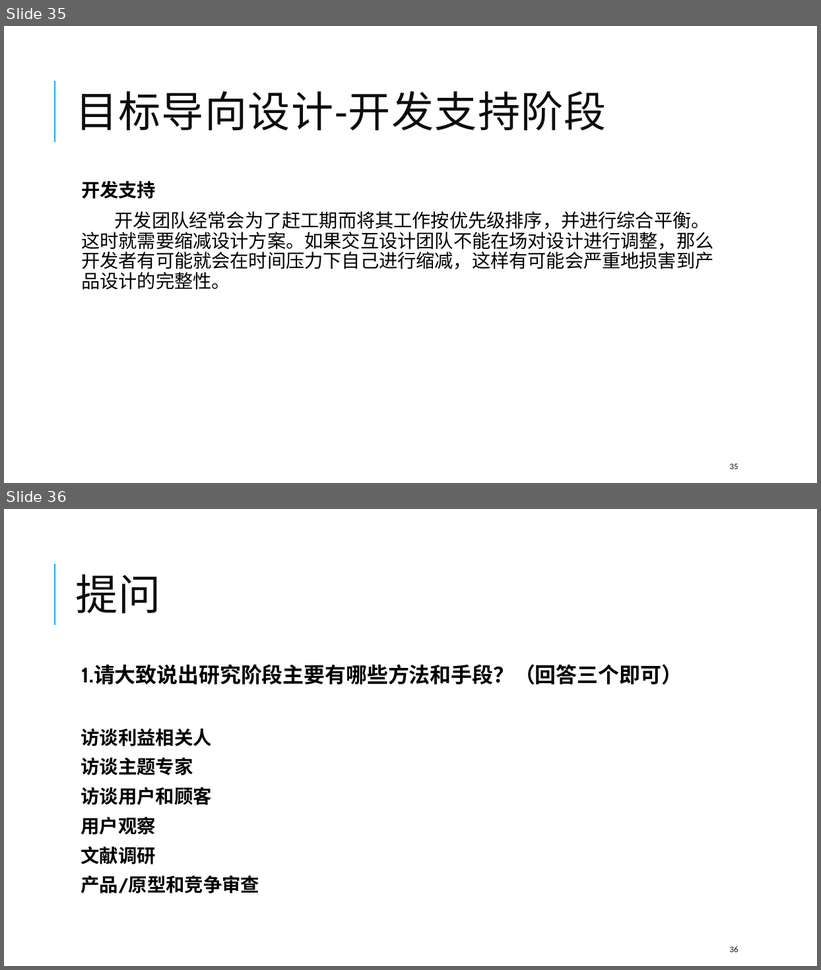
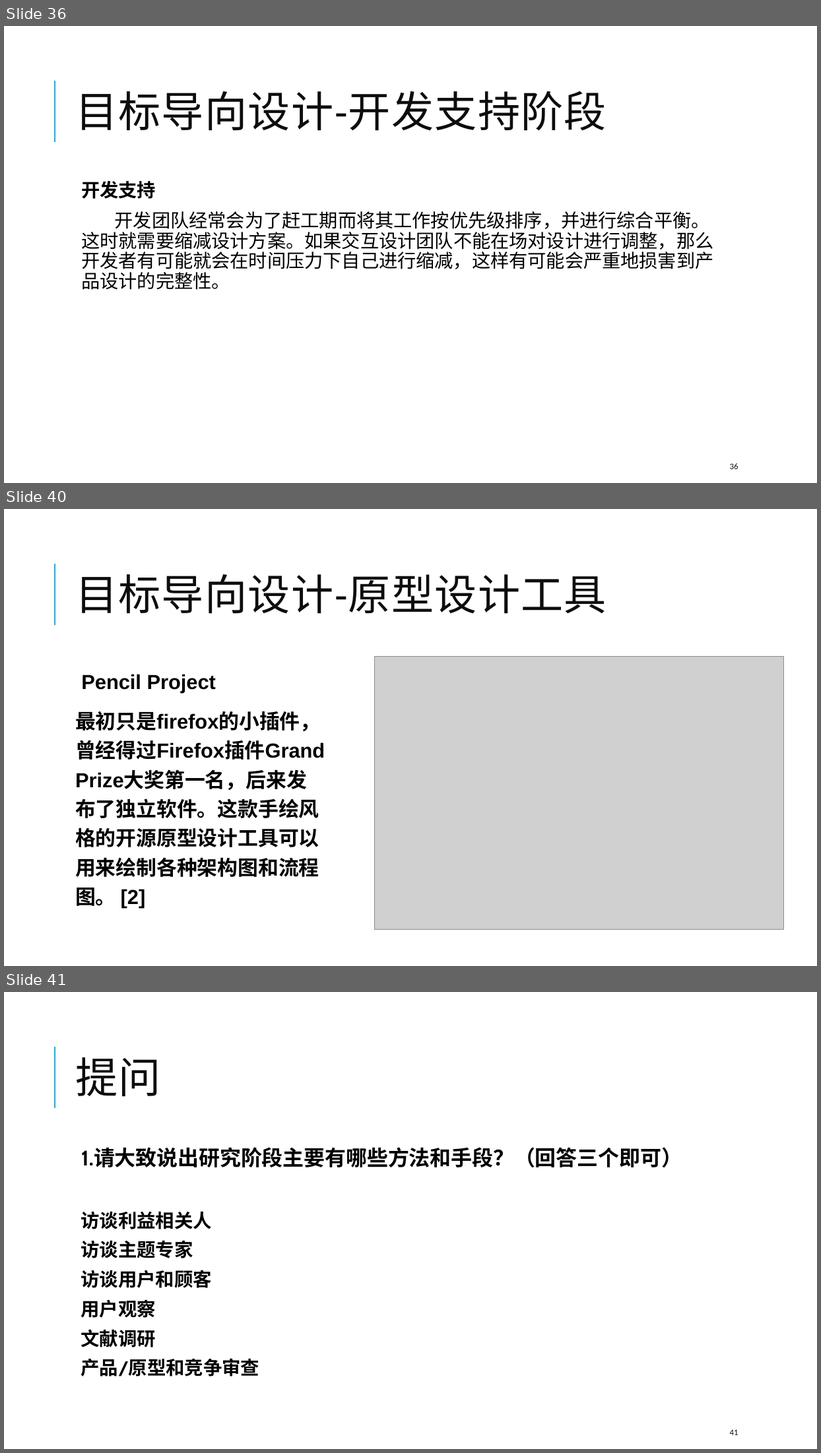
Before and after one commit to SoftwareRequirtmentsG02/Document, a slide deck: PPT/UML/界面原形G02.pptx. Shown one above the other, each under a label of ours: slides 35 and 36 before the commit, slides 36, 40 and 41 after it; the slides between them are not shown. The pictures are 821x970 and 821x1453 pixels, drawn with LibreOffice and Linux fonts; fonts in the diff are those of the drawing; grey boxes stand for pictures. Boxes give left, top, right and bottom in pixels: in the first picture for what was removed or moved away, otherwise in the second. Text is boxed around its words. In the diff, an @@ line names an element or a change of style, - is before the commit and + after.

Commit message:
update 界面原型PPT

```diff
--- a/PPT/UML/界面原形G02.pptx
+++ b/PPT/UML/界面原形G02.pptx
@@ slide 40 added at (4, 509, 817, 966), background #FFFFFF; not listed: 1 template element that a slide beside it also shows @@
@@ title added at (75, 574, 607, 614), 50 pt, text #0D0D0D @@
+目标导向设计-原型设计工具
@@ picture added at (375, 656, 784, 930) @@
@@ text added at (75, 674, 325, 908), 24 pt, text #000000, bold @@
+  Pencil Project
+最初只是firefox的小插件，曾经得过Firefox插件Grand Prize大奖第一名，后来发布了独立软件。这款手绘风格的开源原型设计工具可以用来绘制各种架构图和流程图。 [2]
@@ what was slide 35 is now slide 36 @@
@@ page number at (730, 464, 739, 470): text changed @@
-35
+36
@@ what was slide 36 is now slide 41 @@
@@ page number at (730, 1430, 739, 1436): text changed @@
-36
+41
```
Also in this commit, not shown: 10 slides changed, 3 other slides added.
